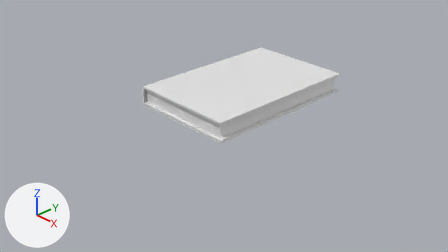
Before and after pictures for a commit that changed the Blender file Assets/BlenderFiles/Buch.blend.
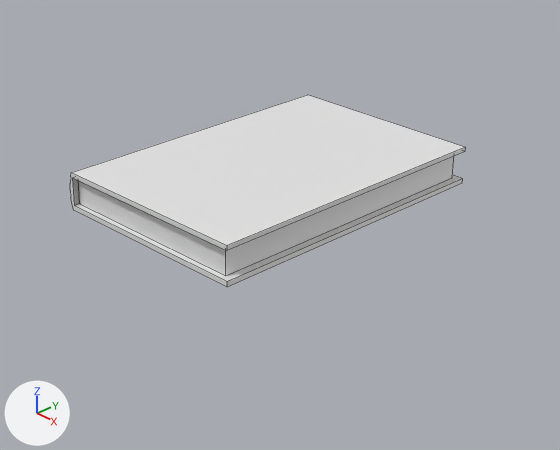
Each version is shown from the file's camera 'Camera', then close up on the part from 24% to 86% of the width and 0% to 89% of the height. Every picture has the same lights, and +X, +Y and +Z are marked at lower left. The close-ups show mesh edges as thin lines.
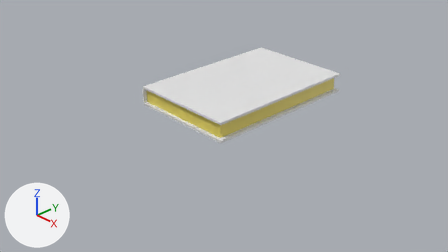
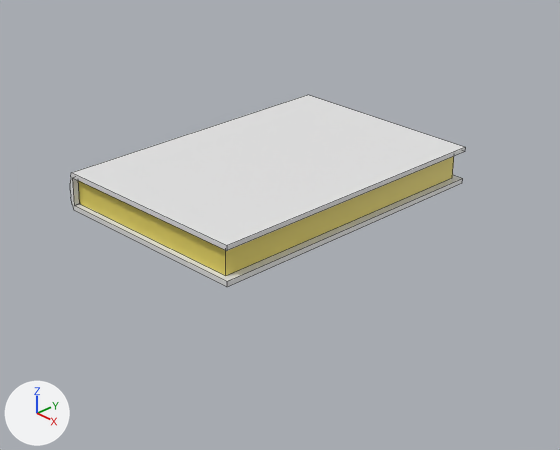
The newer file is also rescaled (x0.092), turned or shifted as a whole; pictures and numbers use the older file's frame.

Pixel boxes [x1, y1, x2, y2] of what changed, in the close-ups (560 x 450 px; the box of a moved part takes in the faces that stretch with it):
part 1 of me_cube, moved or reshaped
    both: [71, 177, 227, 279]
part 2 of me_cube, recoloured (white to yellow)
    both: [78, 156, 454, 276]

What changed in the scene script:
```text
Add mat_papier:
    mat_papier = principled_material('Papier')
    mat_papier.base_color = (0.8, 0.672, 0.123)  # yellow #e7d662
Change me_cube:
    used by ob_cube; location = (0.0, 0.0, 0.0)
    remove me_cube.from_pydata(...)  # 38 vertices, 15 faces; spans x -1.05..1.0, y -1.0..2.02, z 0.32..0.69
    add me_cube.from_pydata(...)  # 34 vertices, 17 faces; spans x -1.05..1.0, y -1.0..2.02, z 0.32..0.69
    me_cube part 1
    4 vertices are removed from x -1.0, y -1.0..2.02, z 0.32..0.69
    4 faces are deleted
    6 new faces join them, mat_material (white #e7e7e7)
    me_cube part 2: 3 faces spanning x -1.0..0.92, y -0.94..1.97, z 0.37..0.65 switch from mat_material (white #e7e7e7) to mat_papier (yellow #e7d662)
```
